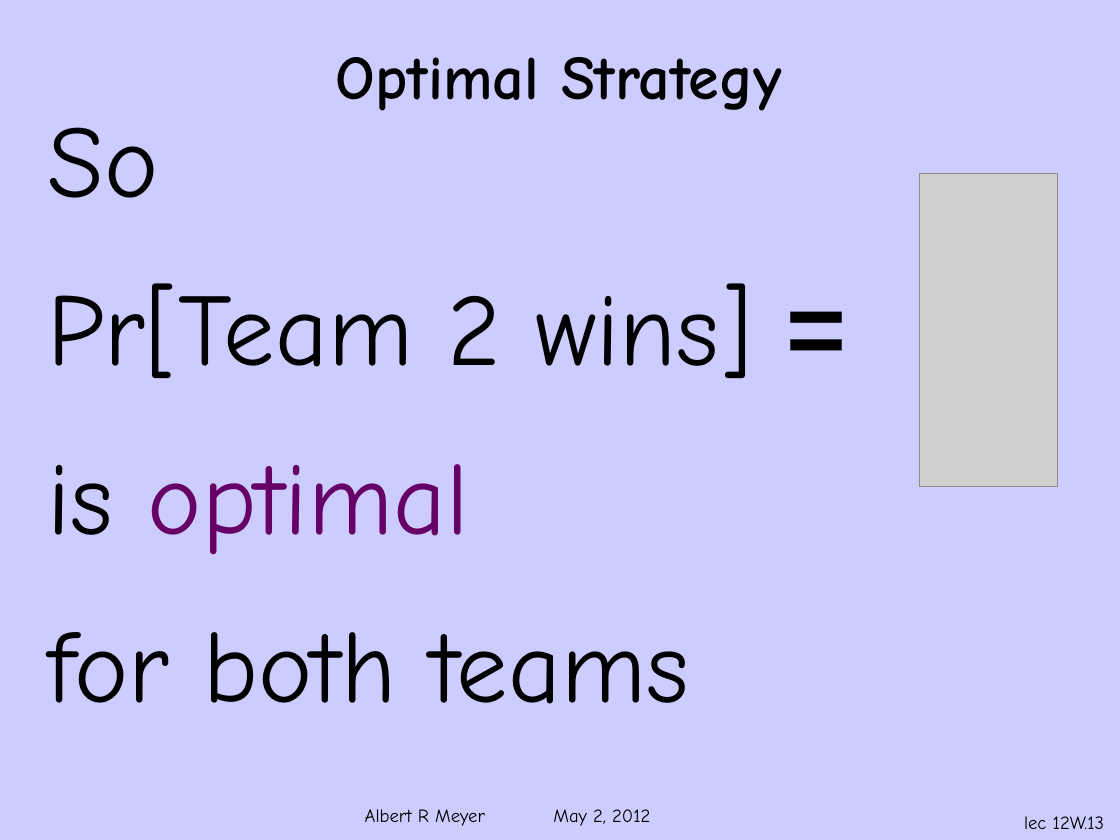
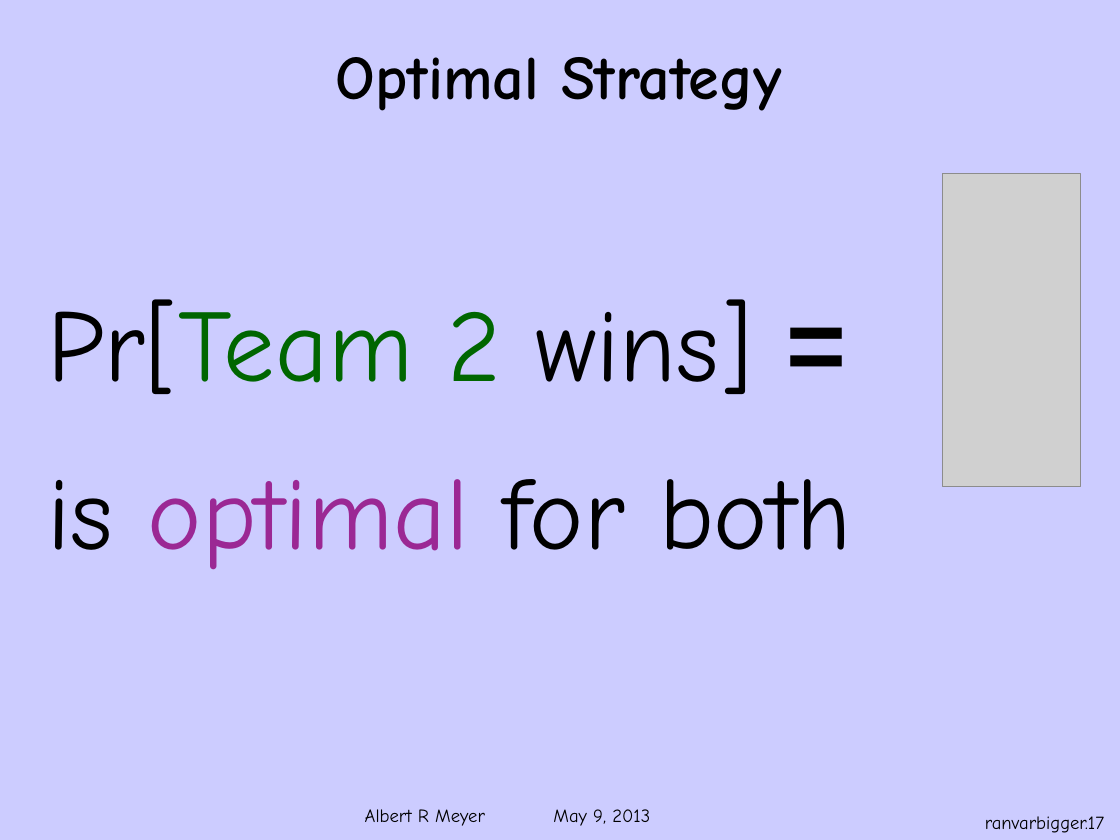
Before and after one commit to armeyer/mcs_web, a slide deck: slide 17 of spring13/slides13/ranvar-bigger-number.pptx (slide 13 before the commit). Drawn at 1120x840 pixels with LibreOffice and Linux fonts; fonts in the diff are those of the drawing; grey boxes stand for pictures; background and template pictures are left out. Boxes give left, top, right and bottom in pixels: in the first picture for what was removed or moved away, otherwise in the second. Text is boxed around its words. In the diff, an @@ line names an element or a change of style, - is before the commit and + after.

```diff
--- a/spring13/slides13/ranvar-bigger-number.pptx
+++ b/spring13/slides13/ranvar-bigger-number.pptx
@@ text at [47, 127, 158, 198]: paragraph removed @@
-So
@@ picture: place and size @@
-picture at [920, 174, 1058, 487]
+picture at [942, 174, 1081, 487]
@@ text "Pr[Team 2 wins] =": place and size @@
-text "Pr[Team 2 wins] =" at [47, 127, 752, 704]
+text "Pr[Team 2 wins] =" at [47, 299, 852, 570]
@@ text at [47, 299, 752, 394]: text colour #000000 to #006600 in "Pr[Team 2" @@
@@ text at [47, 479, 852, 570]: text changed @@
-is optimal
-for both teams
+is optimal for both
@@ text at [365, 809, 650, 826]: text changed @@
-Albert R Meyer May 2, 2012
+Albert R Meyer May 9, 2013
@@ page number at [985, 816, 1104, 833]: text changed @@
-lec 12W.13
+ranvarbigger.17
```
Also in this commit, not shown: 12 other slides changed, 5 slides added, 1 other file.
